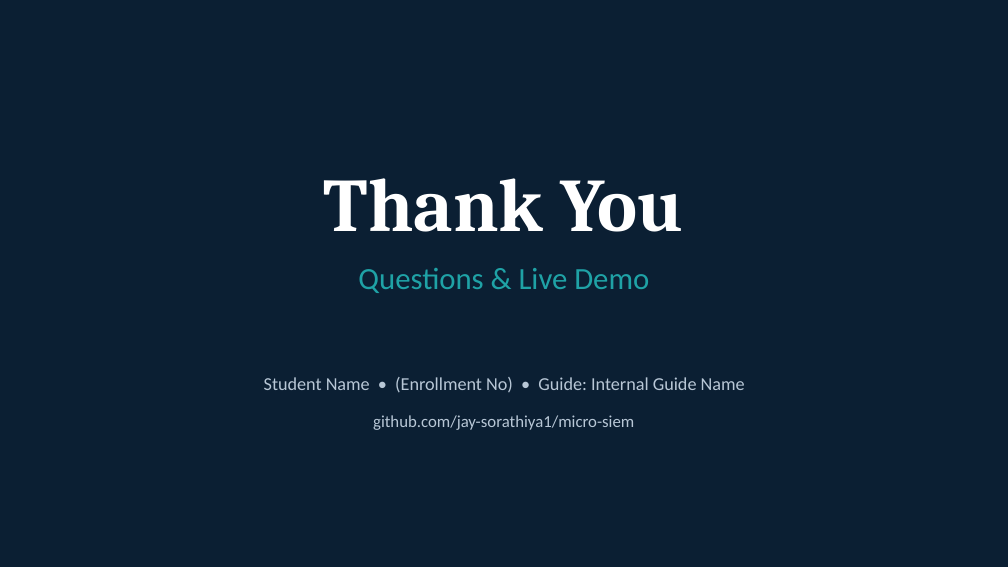
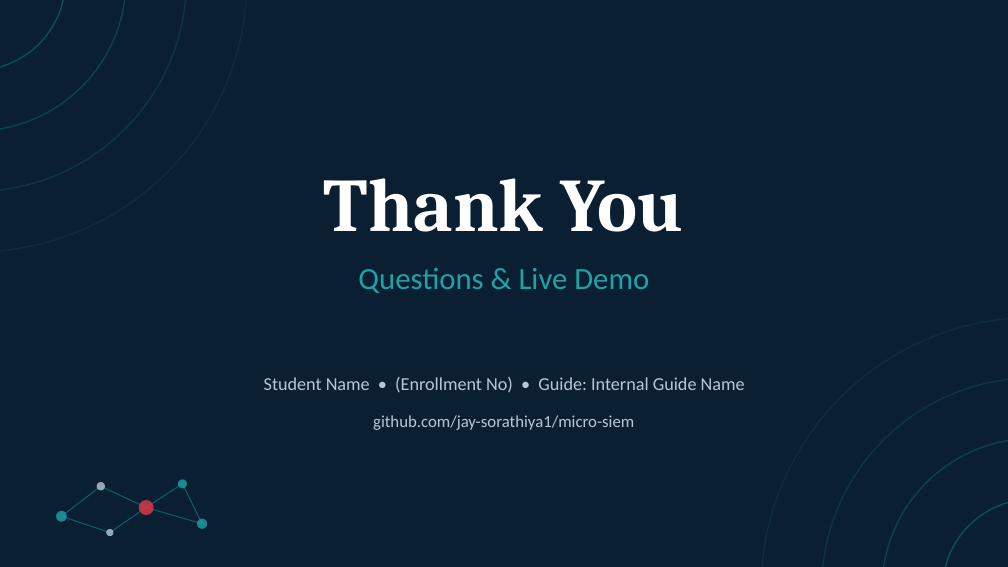
Before and after one commit to jay-sorathiya1/micro-siem, a slide deck: slide 20 of docs/Micro-SIEM.pptx. Drawn at 1008x567 pixels with LibreOffice and Linux fonts; fonts in the diff are those of the drawing. Boxes give left, top, right and bottom in pixels: in the first picture for what was removed or moved away, otherwise in the second. Text is boxed around its words. In the diff, an @@ line names an element or a change of style, - is before the commit and + after.

```diff
--- a/docs/Micro-SIEM.pptx
+++ b/docs/Micro-SIEM.pptx
@@ ellipse added at (0,0,66,71), outline #1FA2A6 1 pt @@
@@ ellipse added at (0,0,126,131), outline #1FA2A6 1 pt @@
@@ ellipse added at (0,0,186,192), outline #1FA2A6 1 pt @@
@@ ellipse added at (0,0,247,252), outline #1FA2A6 1 pt @@
@@ ellipse added at (761,318,1008,567), outline #1FA2A6 1 pt @@
@@ ellipse added at (822,378,1008,567), outline #1FA2A6 1 pt @@
@@ ellipse added at (882,438,1008,567), outline #1FA2A6 1 pt @@
@@ ellipse added at (177,479,186,488), fill #1FA2A6 at 80% opacity @@
@@ line added from (61, 516) to (101, 486), #1FA2A6 0.75 pt @@
@@ ellipse added at (97,482,105,490), fill #B8C7D6 at 80% opacity @@
@@ line added from (101, 486) to (146, 508), #1FA2A6 0.75 pt @@
@@ line added from (110, 532) to (146, 508), #1FA2A6 0.75 pt @@
@@ ellipse added at (139,500,154,515), fill #E63946 at 80% opacity @@
@@ line added from (146, 508) to (182, 484), #1FA2A6 0.75 pt @@
@@ line added from (146, 508) to (202, 524), #1FA2A6 0.75 pt @@
@@ line added from (182, 484) to (202, 524), #1FA2A6 0.75 pt @@
@@ ellipse added at (942,499,1008,567), outline #1FA2A6 1 pt @@
@@ ellipse added at (56,511,68,522), fill #1FA2A6 at 80% opacity @@
@@ line added from (61, 516) to (110, 532), #1FA2A6 0.75 pt @@
@@ ellipse added at (106,529,113,536), fill #B8C7D6 at 80% opacity @@
@@ ellipse added at (197,519,207,529), fill #1FA2A6 at 80% opacity @@
```
Also in this commit, not shown: 19 other slides changed, 16 other files.
